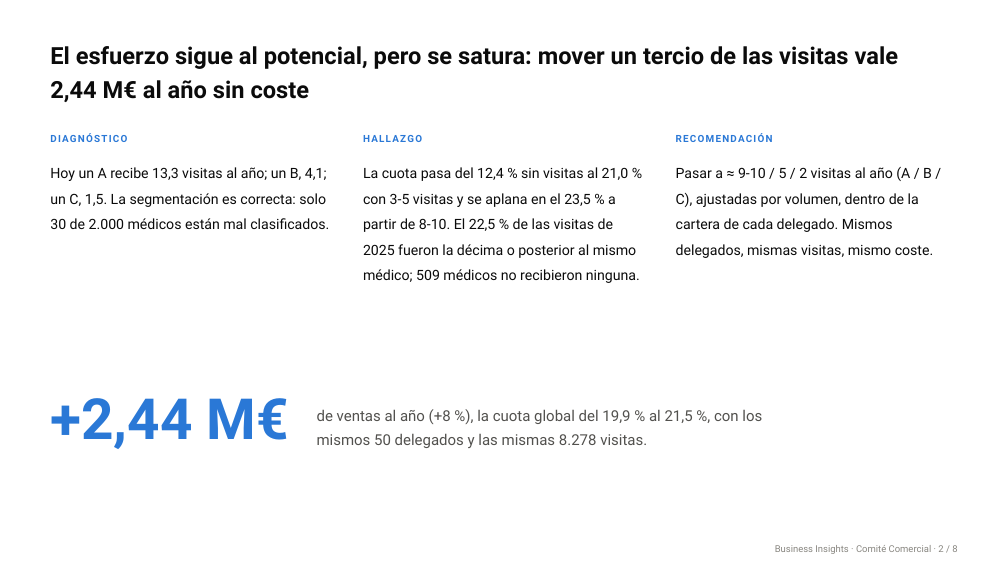
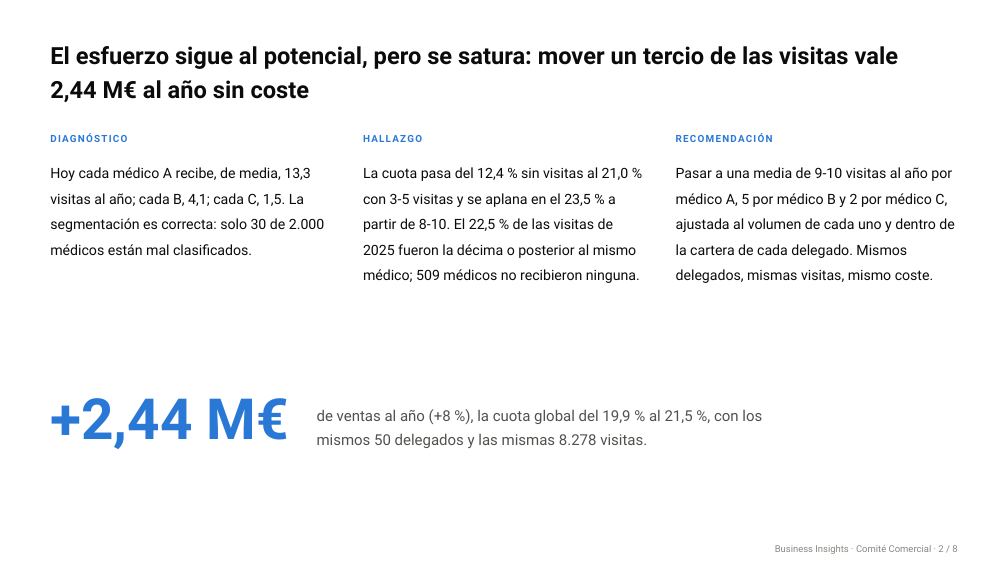
Before and after one commit to rpuenteaddiuva/caso-fuerza-comercial-pharma, a slide deck: slide 2 of entregables/presentacion_comite_comercial.pptx. Drawn at 1008x567 pixels with LibreOffice and Linux fonts; fonts in the diff are those of the drawing. Boxes give left, top, right and bottom in pixels: in the first picture for what was removed or moved away, otherwise in the second. Text is boxed around its words. In the diff, an @@ line names an element or a change of style, - is before the commit and + after.

Commit message:
docs: dejar claro que las frecuencias por segmento son medias por médico

```diff
--- a/entregables/presentacion_comite_comercial.pptx
+++ b/entregables/presentacion_comite_comercial.pptx
@@ text at box(50, 167, 324, 255): text changed @@
-Hoy un A recibe 13,3 visitas al año; un B, 4,1; un C, 1,5. La segmentación es correcta: solo 30 de 2.000 médicos están mal clasificados.
+Hoy cada médico A recibe, de media, 13,3 visitas al año; cada B, 4,1; cada C, 1,5. La segmentación es correcta: solo 30 de 2.000 médicos están mal clasificados.
@@ text at box(676, 167, 954, 283): text changed @@
-Pasar a ≈ 9-10 / 5 / 2 visitas al año (A / B / C), ajustadas por volumen, dentro de la cartera de cada delegado. Mismos delegados, mismas visitas, mismo coste.
+Pasar a una media de 9-10 visitas al año por médico A, 5 por médico B y 2 por médico C, ajustada al volumen de cada uno y dentro de la cartera de cada delegado. Mismos delegados, mismas visitas, mismo coste.
```
Also in this commit, not shown: 2 other slides changed, 15 other files.
